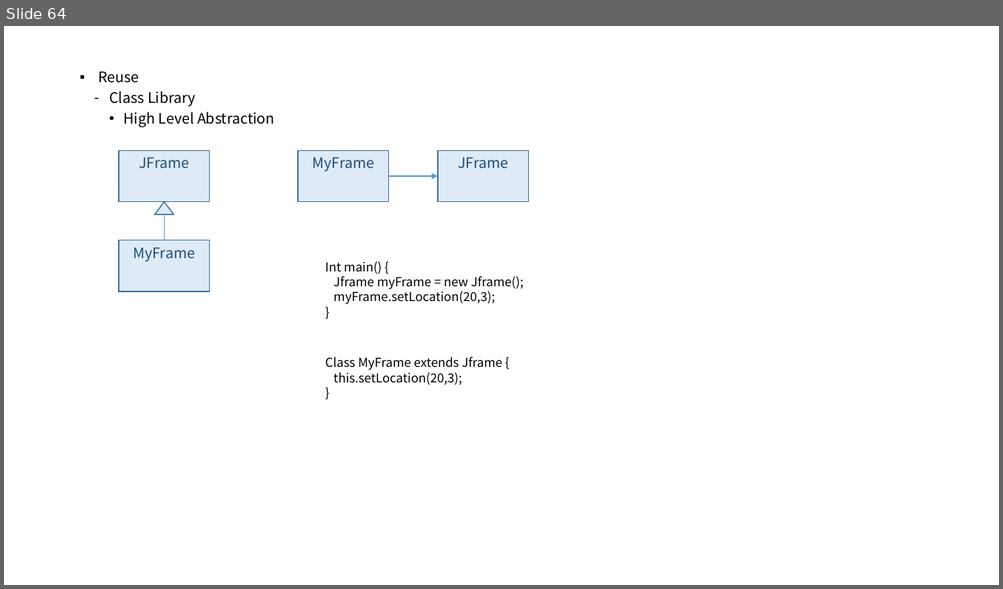
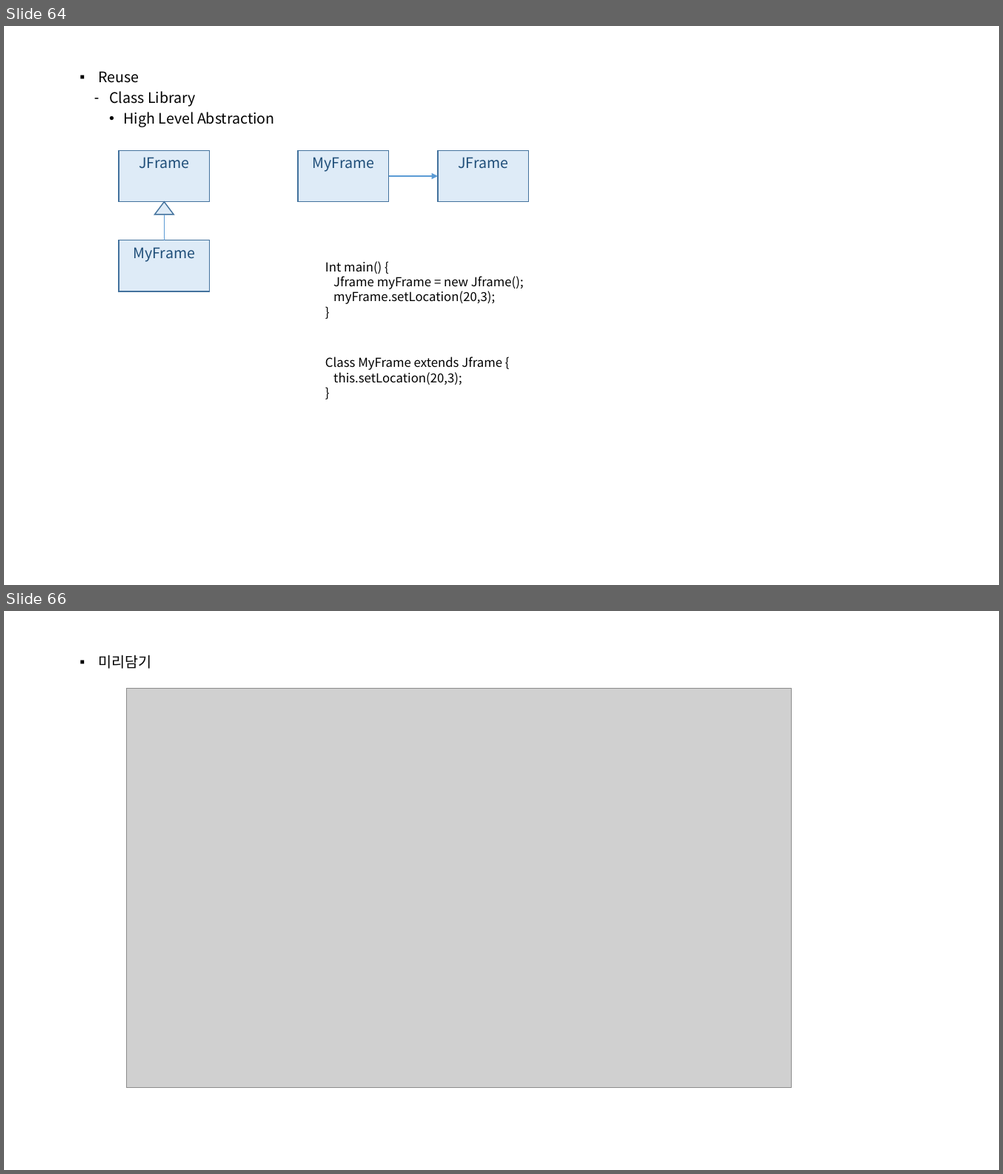
Before and after one commit to mjuclass/202202, a slide deck: SugangSincheong-A/객체지향프로그래밍-A.pptx. Shown one above the other, each under a label of ours: slide 64 before the commit, slides 64 and 66 after it; the slides between them are not shown. The pictures are 1003x589 and 1003x1174 pixels, drawn with LibreOffice and Linux fonts; fonts in the diff are those of the drawing; grey boxes stand for pictures. Boxes give left, top, right and bottom in pixels: in the first picture for what was removed or moved away, otherwise in the second. Text is boxed around its words. In the diff, an @@ line names an element or a change of style, - is before the commit and + after.

```diff
--- a/SugangSincheong-A/객체지향프로그래밍-A.pptx
+++ b/SugangSincheong-A/객체지향프로그래밍-A.pptx
@@ slide 66 added at (4,611,999,1170), background #FFFFFF @@
@@ text added at (99,655,152,669), 14 pt, text #000000 @@
+▪ 미리담기
@@ picture added at (126,689,791,1088) @@
```
Also in this commit, not shown: 1 slide changed, 1 other slide added, 13 other files.
